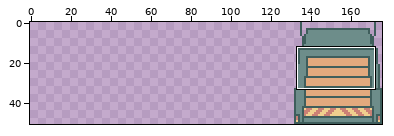
Two states of a sprite sheet, src/art/truck.png. The picture above shows the old version from afar; the outline marks the close-up.
Close-up. Before the commit:
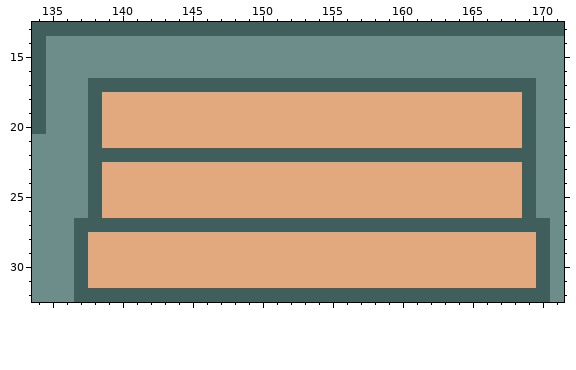
The file is 44x51 pixels. Shown: x 134..171, y 13..32. The old version is drawn lined up with the new one, on the new canvas. The commit also changed other parts of the picture, which this record leaves out.
And afterwards:
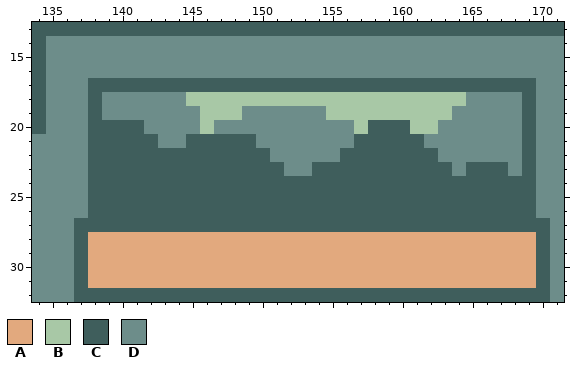
Palette (. is transparent): A #e2a97e  B #a8c8a6  C #3f5e5c  D #6d8d8a
Diff:
canvas 44x51 -> 176x51, the old top-left corner now at 132,0
@@ x 134..171 @@
 17 CDDDCCCCCCCCCCCCCCCCCCCCCCCCCCCCCCCCDD
-18 CDDDCAAAAAAAAAAAAAAAAAAAAAAAAAAAAAACDD
-19 CDDDCAAAAAAAAAAAAAAAAAAAAAAAAAAAAAACDD
-20 CDDDCAAAAAAAAAAAAAAAAAAAAAAAAAAAAAACDD
-21 DDDDCAAAAAAAAAAAAAAAAAAAAAAAAAAAAAACDD
-22 DDDDCCCCCCCCCCCCCCCCCCCCCCCCCCCCCCCCDD
-23 DDDDCAAAAAAAAAAAAAAAAAAAAAAAAAAAAAACDD
-24 DDDDCAAAAAAAAAAAAAAAAAAAAAAAAAAAAAACDD
-25 DDDDCAAAAAAAAAAAAAAAAAAAAAAAAAAAAAACDD
-26 DDDDCAAAAAAAAAAAAAAAAAAAAAAAAAAAAAACDD
+18 CDDDCDDDDDDBBBBBBBBBBBBBBBBBBBBDDDDCDD
+19 CDDDCDDDDDDDBBBDDDDDDBBBBBBBBBDDDDDCDD
+20 CDDDCCCCDDDDBDDDDDDDDDDBCCCBBDDDDDDCDD
+21 DDDDCCCCCDDCCCCCDDDDDDDCCCCCDDDDDDDCDD
+22 DDDDCCCCCCCCCCCCCDDDDDCCCCCCCDDDDDDCDD
+23 DDDDCCCCCCCCCCCCCCDDCCCCCCCCCCDCCCDCDD
+24 DDDDCCCCCCCCCCCCCCCCCCCCCCCCCCCCCCCCDD
+25 DDDDCCCCCCCCCCCCCCCCCCCCCCCCCCCCCCCCDD
+26 DDDDCCCCCCCCCCCCCCCCCCCCCCCCCCCCCCCCDD
 27 DDDCCCCCCCCCCCCCCCCCCCCCCCCCCCCCCCCCCD
Changed places in both close-ups, as pixel boxes (x1, y1, x2, y2):
changed: (102, 92, 522, 218)
